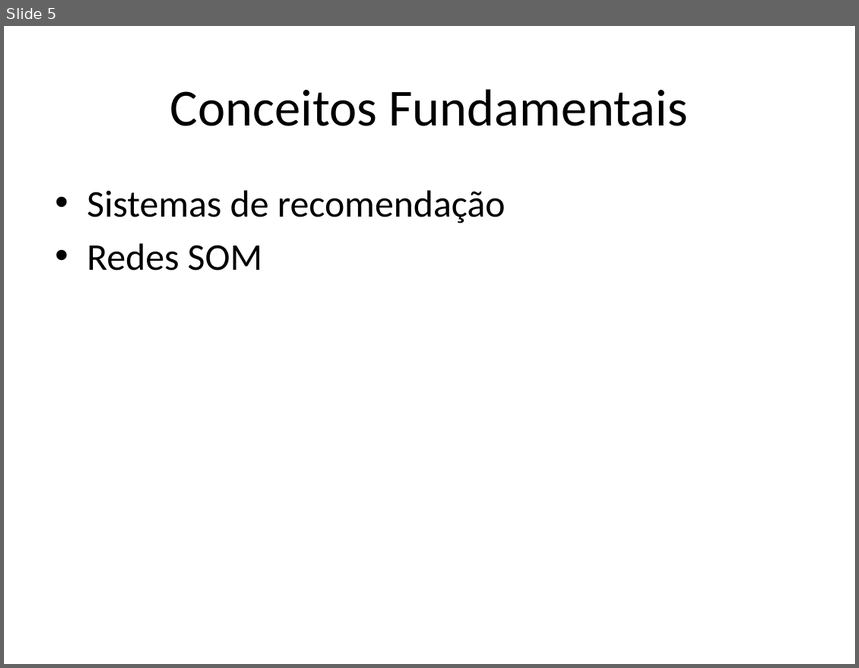
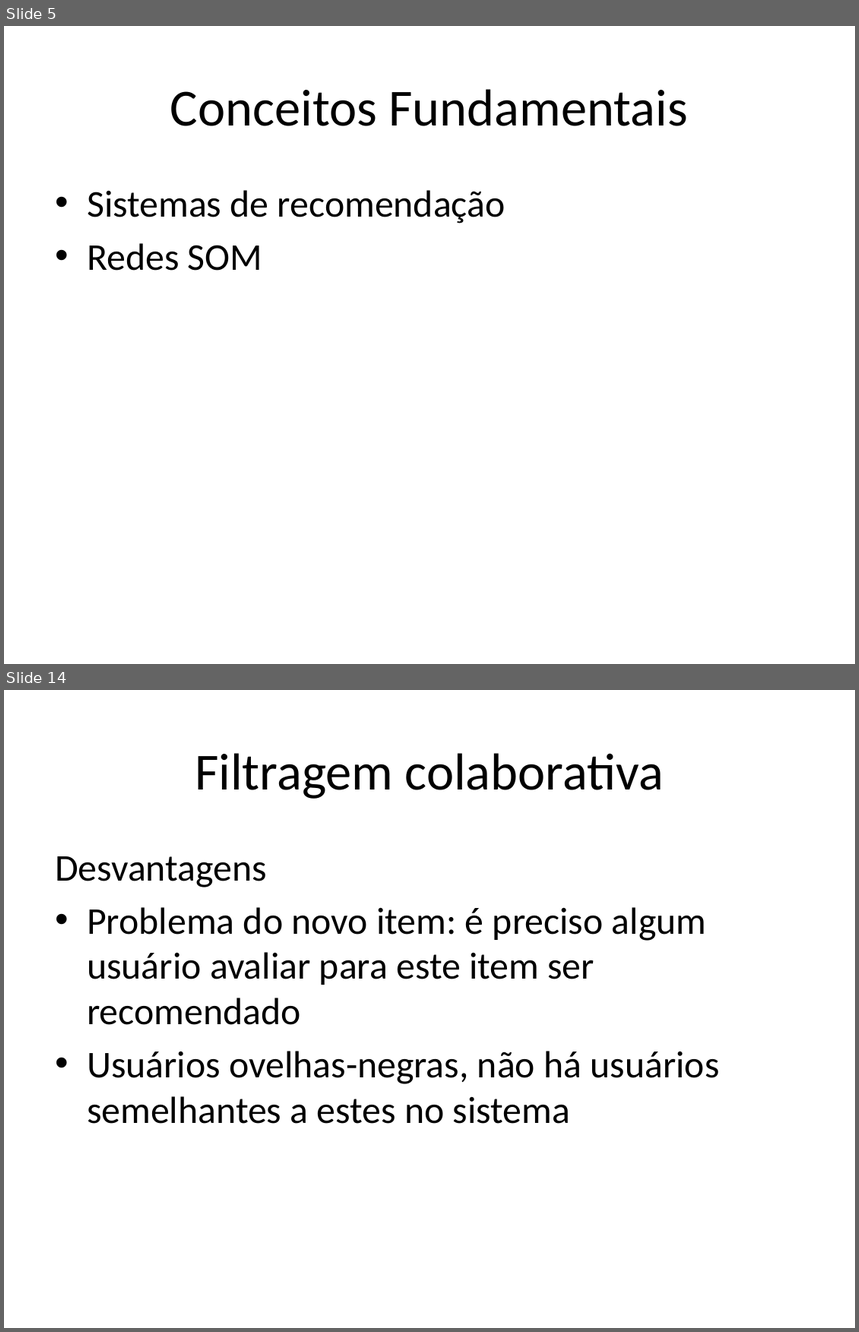
Before and after one commit to andersonberg/srsom, a slide deck: Apresentação/TCC_AndersonBerg_Apresentação.pptx. Shown one above the other, each under a label of ours: slide 5 before the commit, slides 5 and 14 after it; the slides between them are not shown. The pictures are 859x668 and 859x1332 pixels, drawn with LibreOffice and Linux fonts; fonts in the diff are those of the drawing. Boxes give left, top, right and bottom in pixels: in the first picture for what was removed or moved away, otherwise in the second. Text is boxed around its words. In the diff, an @@ line names an element or a change of style, - is before the commit and + after.

```diff
--- a/Apresentação/TCC_AndersonBerg_Apresentação.pptx
+++ b/Apresentação/TCC_AndersonBerg_Apresentação.pptx
@@ slide 14 added at <box>4,690,855,1328</box>, background #FFFFFF @@
@@ title added at <box>195,753,664,799</box>, 44 pt, text #000000 @@
+Filtragem colaborativa
@@ text added at <box>55,856,720,1124</box>, 32 pt, text #000000 @@
+Desvantagens
+• Problema do novo item: é preciso algum usuário avaliar para este item ser recomendado
+• Usuários ovelhas-negras, não há usuários semelhantes a estes no sistema
```
Also in this commit, not shown: 25 other slides added, 1 slide removed, 4 other files.
